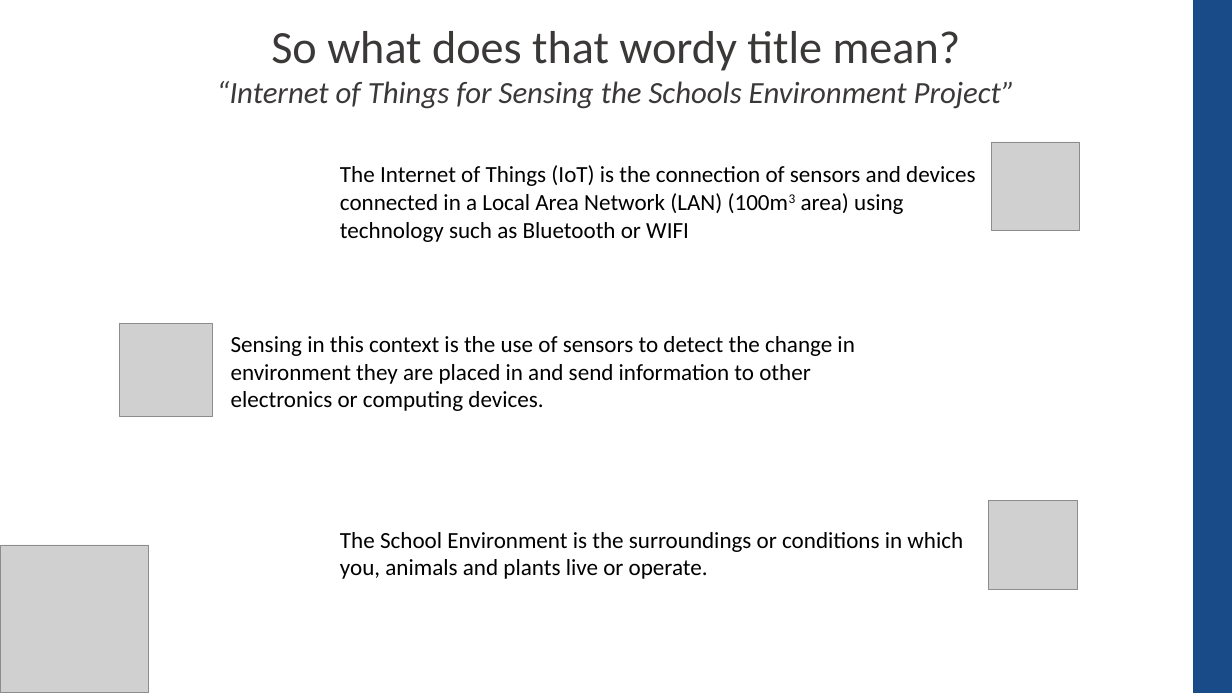
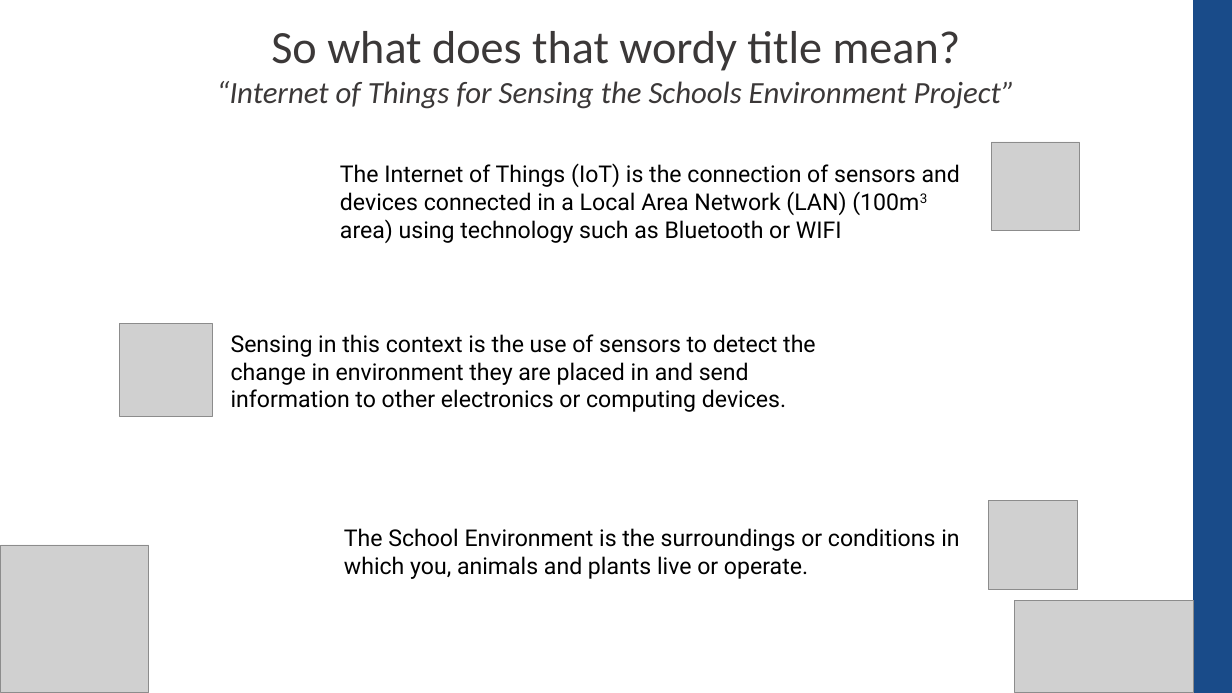
Before and after one commit to CompEng0001/IoT-and-Our-Schools-Environments-for-Education, a slide deck: slide 3 of Lessons/Introduction.pptx. Drawn at 1232x693 pixels with LibreOffice and Linux fonts; fonts in the diff are those of the drawing; grey boxes stand for pictures. Boxes give left, top, right and bottom in pixels: in the first picture for what was removed or moved away, otherwise in the second. Text is boxed around its words. In the diff, an @@ line names an element or a change of style, - is before the commit and + after.

```diff
--- a/Lessons/Introduction.pptx
+++ b/Lessons/Introduction.pptx
@@ font Calibri to Roboto in 3 elements at (340,163,960,243), (231,334,816,412), (344,528,959,579) @@
@@ picture added at (1015,601,1194,693) @@
```
Also in this commit, not shown: 3 other slides changed, 3 slides added, 11 other files.
